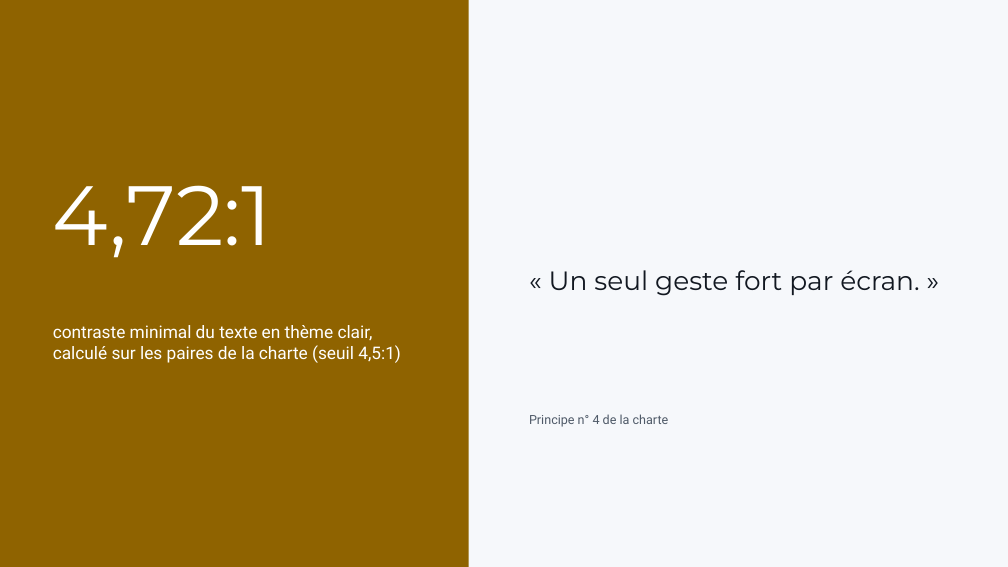
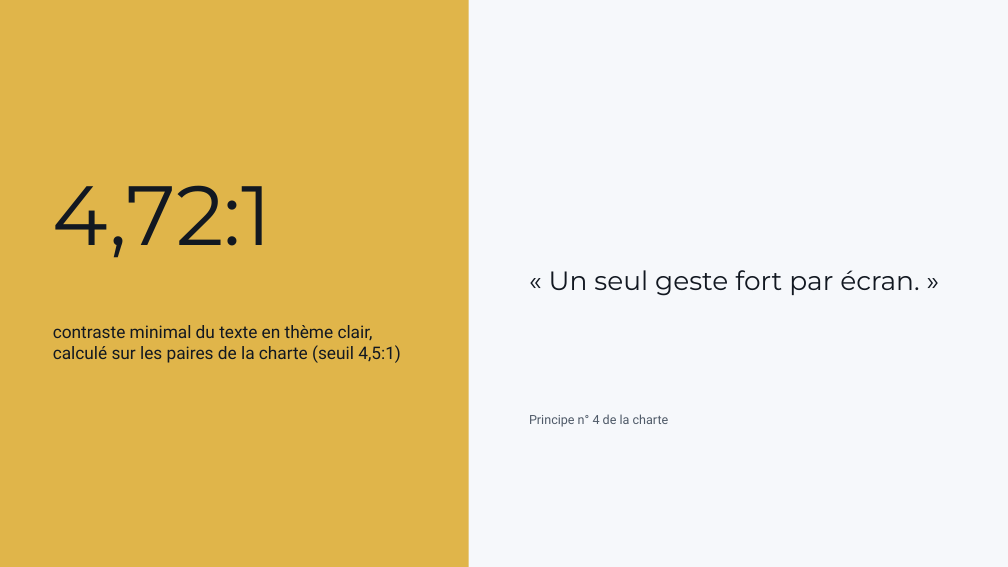
Before and after one commit to Aliquanto3/charte-generique, a slide deck: slide 5 of specimens/office/sortie/deck.pptx. Drawn at 1008x567 pixels with LibreOffice and Linux fonts; fonts in the diff are those of the drawing. Boxes give left, top, right and bottom in pixels: in the first picture for what was removed or moved away, otherwise in the second. Text is boxed around its words. In the diff, an @@ line names an element or a change of style, - is before the commit and + after.

```diff
--- a/specimens/office/sortie/deck.pptx
+++ b/specimens/office/sortie/deck.pptx
@@ rectangle at (0, 0, 469, 567): fill #8F6300 to #E0B54A @@
@@ text "4,72:1" at (53, 185, 272, 258): text colour #FFFFFF to #121821 @@
@@ text "contraste minimal du texte en ..." at (53, 325, 401, 363): text colour #FFFFFF to #121821 @@
```
Also in this commit, not shown: 5 other slides changed, 42 other files.
